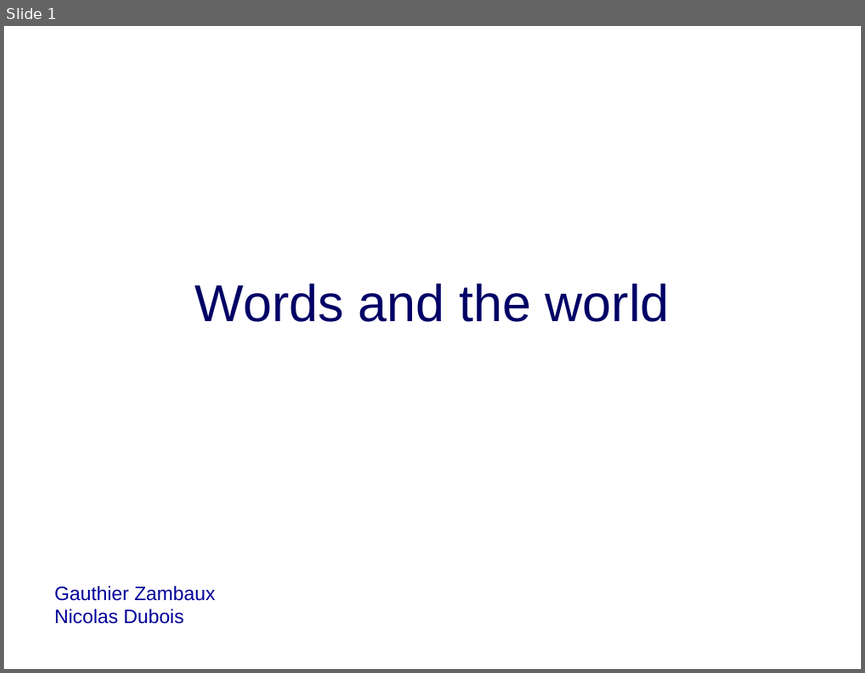
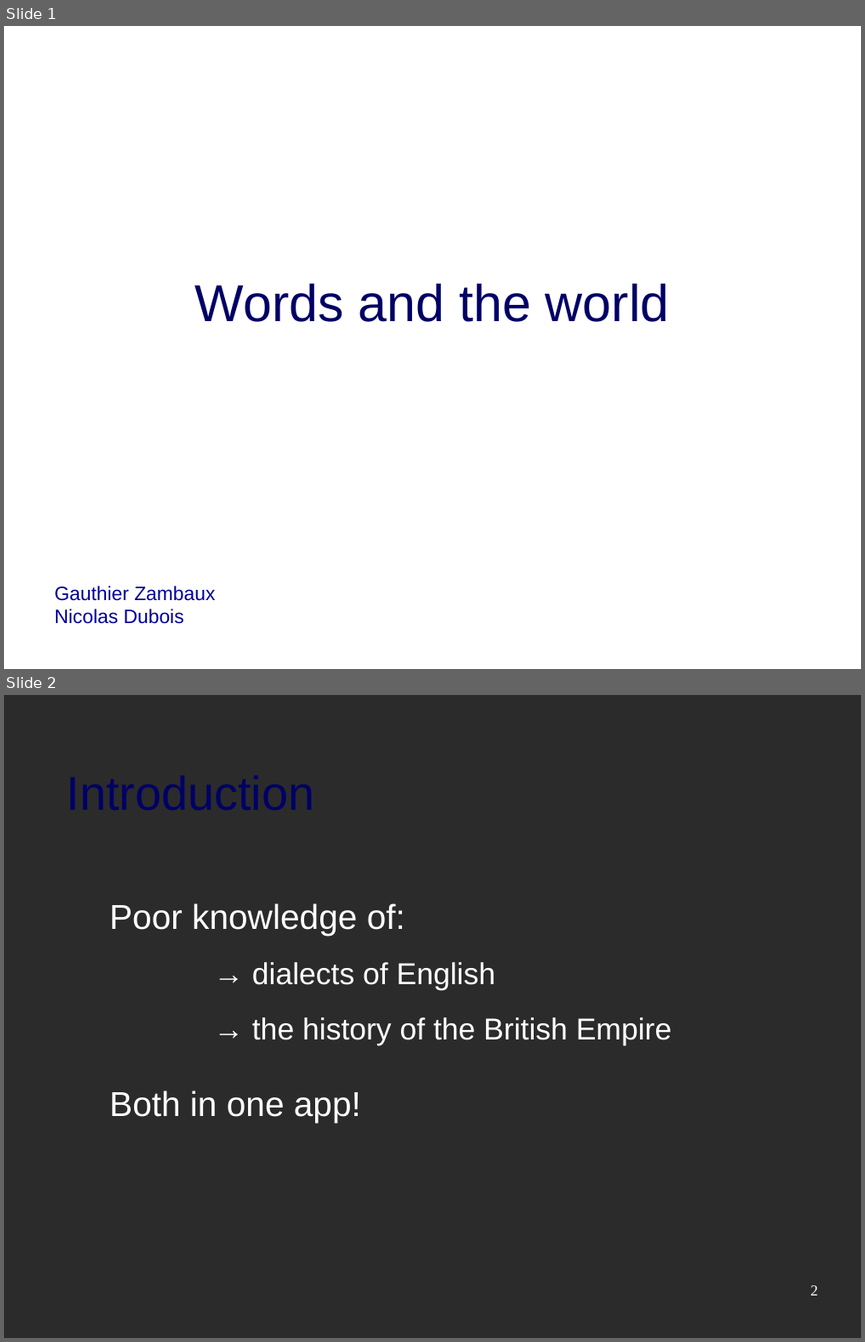
Before and after one commit to Patmosis/EnglishProjectTNCY, a slide deck: presentation.odp. Shown one above the other, each under a label of ours: slide 1 before the commit, slides 1 and 2 after it. The pictures are 865x673 and 865x1342 pixels, drawn with LibreOffice and Linux fonts; fonts in the diff are those of the drawing; background and template pictures are left out; a plain dark background stands for a picture behind light text. Boxes give left, top, right and bottom in pixels: in the first picture for what was removed or moved away, otherwise in the second. Text is boxed around its words. In the diff, an @@ line names an element or a change of style, - is before the commit and + after.

```diff
--- a/presentation.odp
+++ b/presentation.odp
@@ slide 2 added at (x1=4, y1=695, x2=861, y2=1338), background picture (left out) @@
@@ text added at (x1=59, y1=760, x2=377, y2=820), 44 pt, text #000066 @@
+Introduction
@@ text added at (x1=109, y1=903, x2=405, y2=936), 32 pt, text #FFFFFF @@
+Poor knowledge of:
@@ text added at (x1=252, y1=962, x2=496, y2=990), 28 pt, text #FFFFFF @@
+→ dialects of English
@@ text added at (x1=252, y1=1017, x2=671, y2=1045), 28 pt, text #FFFFFF @@
+→ the history of the British Empire
@@ text added at (x1=109, y1=1090, x2=361, y2=1122), 32 pt, text #FFFFFF @@
+Both in one app!
@@ page number added at (x1=811, y1=1285, x2=818, y2=1295), 14 pt, text #FFFFFF @@
+2
```
Also in this commit, not shown: 2 slides changed, 1 slide removed, 4 other files.
